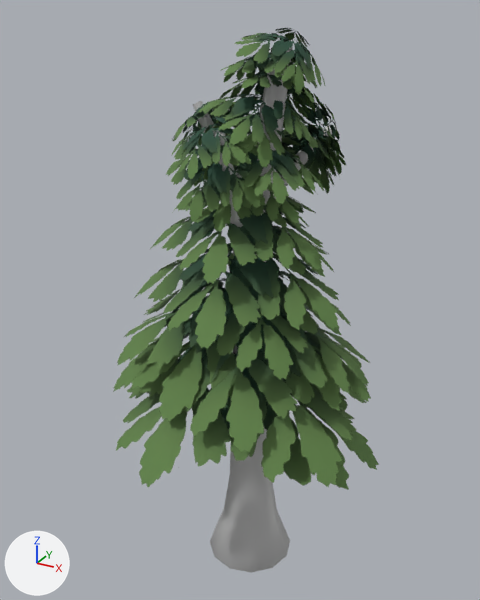
The FBX model GDS6Final/Assets/Assets/Nature Foliage/PineTree.fbx as it was, and as the next commit left it.
Both versions are drawn from a 50 mm camera at (0.401, -0.786, 0.867) aimed at (-0.054, 0.04, 0.453). Every picture has the same lights, and +X, +Y and +Z are marked at lower left. Where no turn or scale is listed for an object, it has been applied to the vertices.

The scene before the commit, as lines of its bpy script (objects in view):
```python
mat_phong3 = principled_material('phong3')
mat_phong3.texture = img_tree_foliage_atlas1_png  # with its transparency
mat_phong3.roughness = 0.859
me_mesh = bpy.data.meshes.new('Mesh')
me_mesh.from_pydata(...)  # 188 vertices, 228 faces; spans x -0.083..0.083, y -0.123..0.123, z -0.414..0.414
me_mesh.materials.append(mat_lambert4)  # grey #bcbcbc
me_mesh_001 = bpy.data.meshes.new('Mesh.001')
me_mesh_001.from_pydata(...)  # 5616 vertices, 3888 faces; spans x -0.237..0.237, y -0.256..0.256, z -0.311..0.311
me_mesh_001.materials.append(mat_phong3)  # picture img_tree_foliage_atlas1_png
ob_pineleavesoriginal20 = bpy.data.objects.new('PineLeavesOriginal20', me_mesh_001)
ob_pineleavesoriginal20.location = (-0.04, 0.031, 0.534)
ob_pinetree = bpy.data.objects.new('PineTree', me_mesh)
ob_pinetree.location = (-0.035, 0.052, 0.411)
```
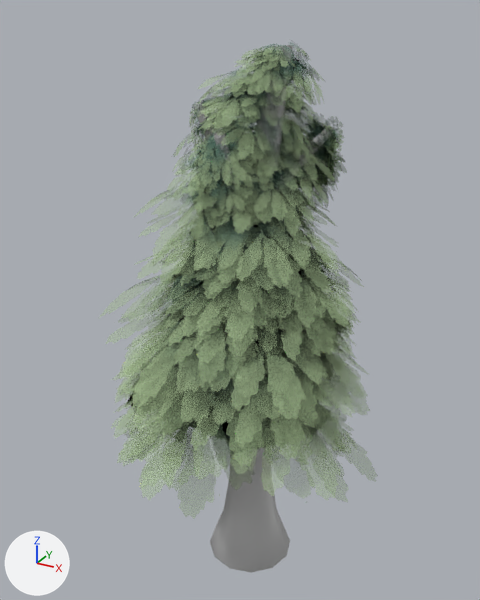
The newer file is also turned or shifted as a whole; pictures and numbers use the older file's frame.

What changed in the scene script:
```text
Change img_tree_foliage_atlas1_png:
    img_tree_foliage_atlas1_png: load_image('Tree_foliage_atlas1.png', 'Tree_foliage_atlas1.png', 5711, 2535, 'sRGB') -> load_image('Tree_foliage_atlas1.png', 'Tree_foliage_atlas1.png', 5711, 2535, 'Non-Color')
Change mat_phong3:
    add n3 = _N.new('ShaderNodeTexImage'); n3.name = 'Image Texture.001'
    add n3.image = img_tree_foliage_atlas1_png
    where n2 = _N.new('ShaderNodeTexImage'); n2.name = 'Image Texture'
    where n0 = _N.new('ShaderNodeBsdfPrincipled'); n0.name = 'Principled BSDF'
    remove _L.new(n2.outputs[1], n0.inputs[4])  # 'Alpha' to 'Alpha'
    add _L.new(n3.outputs[0], n0.inputs[4])  # 'Color' to 'Alpha'
Add me_mesh_001_1:
    me_mesh_001_1.from_pydata(...)  # 20332 vertices, 14076 faces; spans x -0.237..0.237, y -0.256..0.256, z -0.319..0.319
    me_mesh_001_1.materials.append(mat_phong3)
Remove ob_pineleavesoriginal20:
    ob_pineleavesoriginal20 = bpy.data.objects.new('PineLeavesOriginal20', me_mesh_001)
    ob_pineleavesoriginal20.location = (-0.04, 0.031, 0.534)
Add ob_pineleavesoriginal21:
    ob_pineleavesoriginal21 = bpy.data.objects.new('PineLeavesOriginal21', me_mesh_001_1)
    ob_pineleavesoriginal21.location = (-0.04, 0.031, 0.514)
```

Boxes (x1, y1, x2, y2) around the edits, measured in the pictures (480 x 600 px):
'PineLeavesOriginal20', deleted (green): before (113, 28, 379, 490)
'PineLeavesOriginal21', added: after (115, 70, 360, 508)
